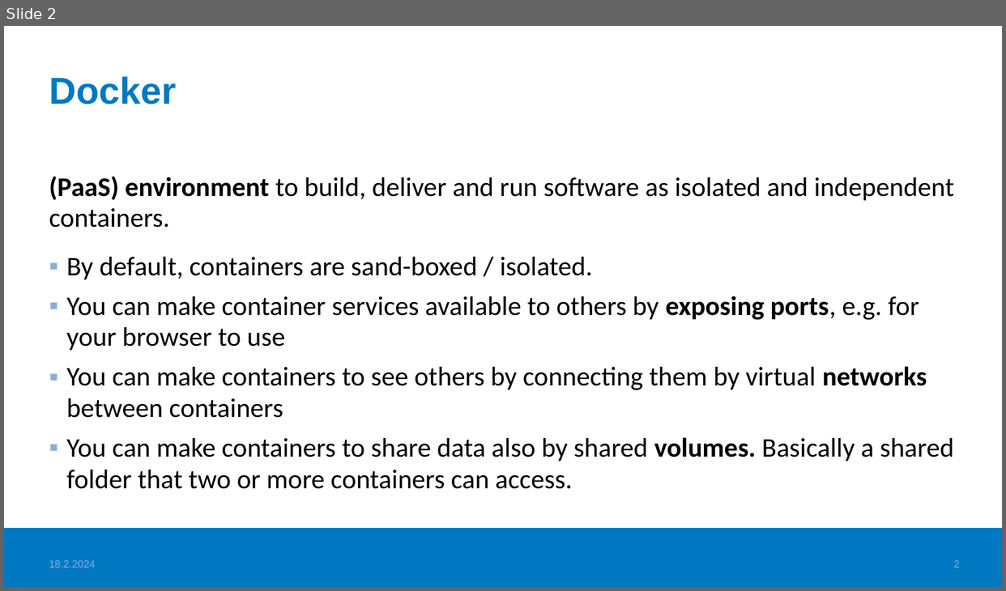
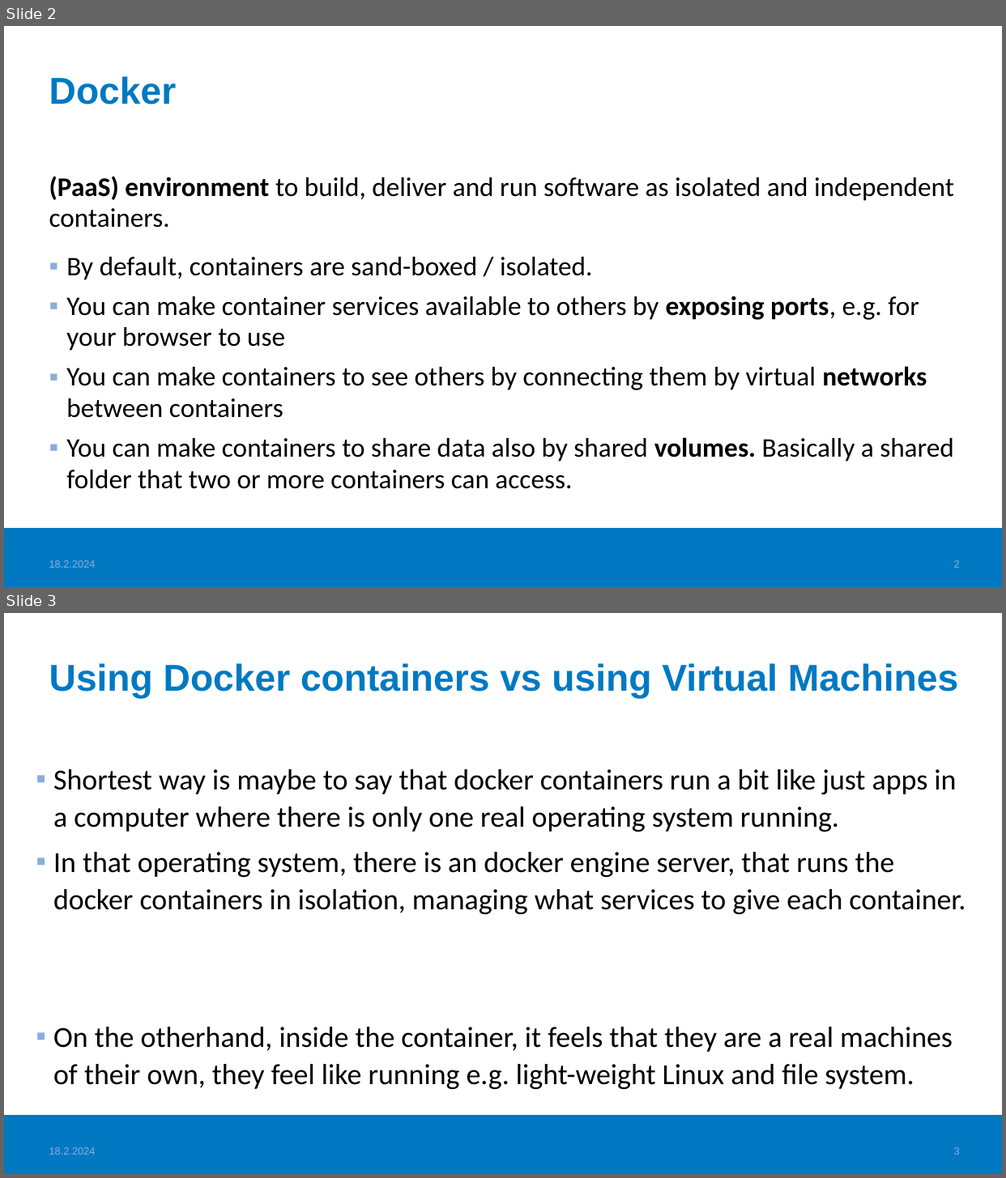
Before and after one commit to haagahelia/ohke-teknologiat, a slide deck: 01_docker/DockerConceptsAndVocabulary.pptx. Shown one above the other, each under a label of ours: slide 2 before the commit, slides 2 and 3 after it. The pictures are 1006x591 and 1006x1178 pixels, drawn with LibreOffice and Linux fonts; fonts in the diff are those of the drawing; background and template pictures are left out. Boxes give left, top, right and bottom in pixels: in the first picture for what was removed or moved away, otherwise in the second. Text is boxed around its words. In the diff, an @@ line names an element or a change of style, - is before the commit and + after.

Commit message:
Docker-monivalintatehtävien materiaalilinkkejä ja materiaaleja parannettu

```diff
--- a/01_docker/DockerConceptsAndVocabulary.pptx
+++ b/01_docker/DockerConceptsAndVocabulary.pptx
@@ slide 3 added at (4, 613, 1002, 1174), background #FFFFFF; not listed: 1 template element that a slide beside it also shows @@
@@ title added at (49, 663, 958, 699), 36 pt, text #0079C2, bold @@
+Using Docker containers vs using Virtual Machines
@@ text added at (53, 769, 965, 1089), 28 pt, text #000000 @@
+▪ Shortest way is maybe to say that docker containers run a bit like just apps in a computer where there is only one real operating system running.
+▪ In that operating system, there is an docker engine server, that runs the docker containers in isolation, managing what services to give each container.
+▪ On the otherhand, inside the container, it feels that they are a real machines of their own, they feel like running e.g. light-weight Linux and file system.
@@ text added at (49, 1148, 96, 1155), 10 pt, text #8BADDC @@
+18.2.2024
@@ page number added at (954, 1148, 960, 1155), 10 pt, text #8BADDC @@
+3
```
Also in this commit, not shown: 1 slide changed, 1 other file.
